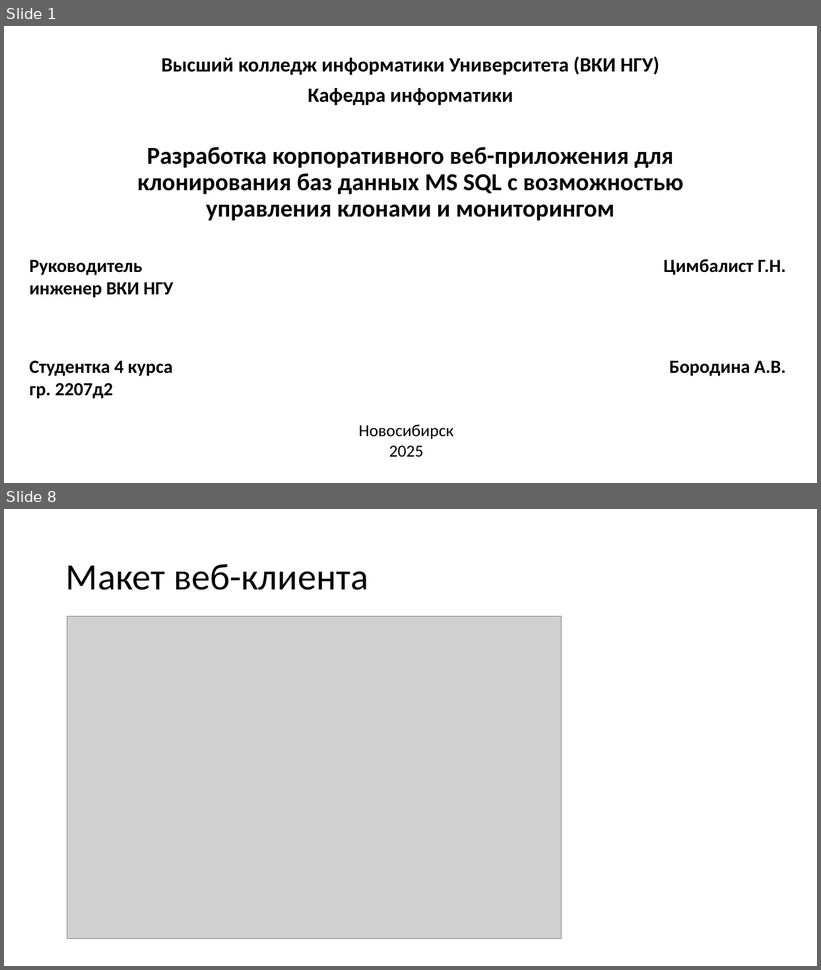
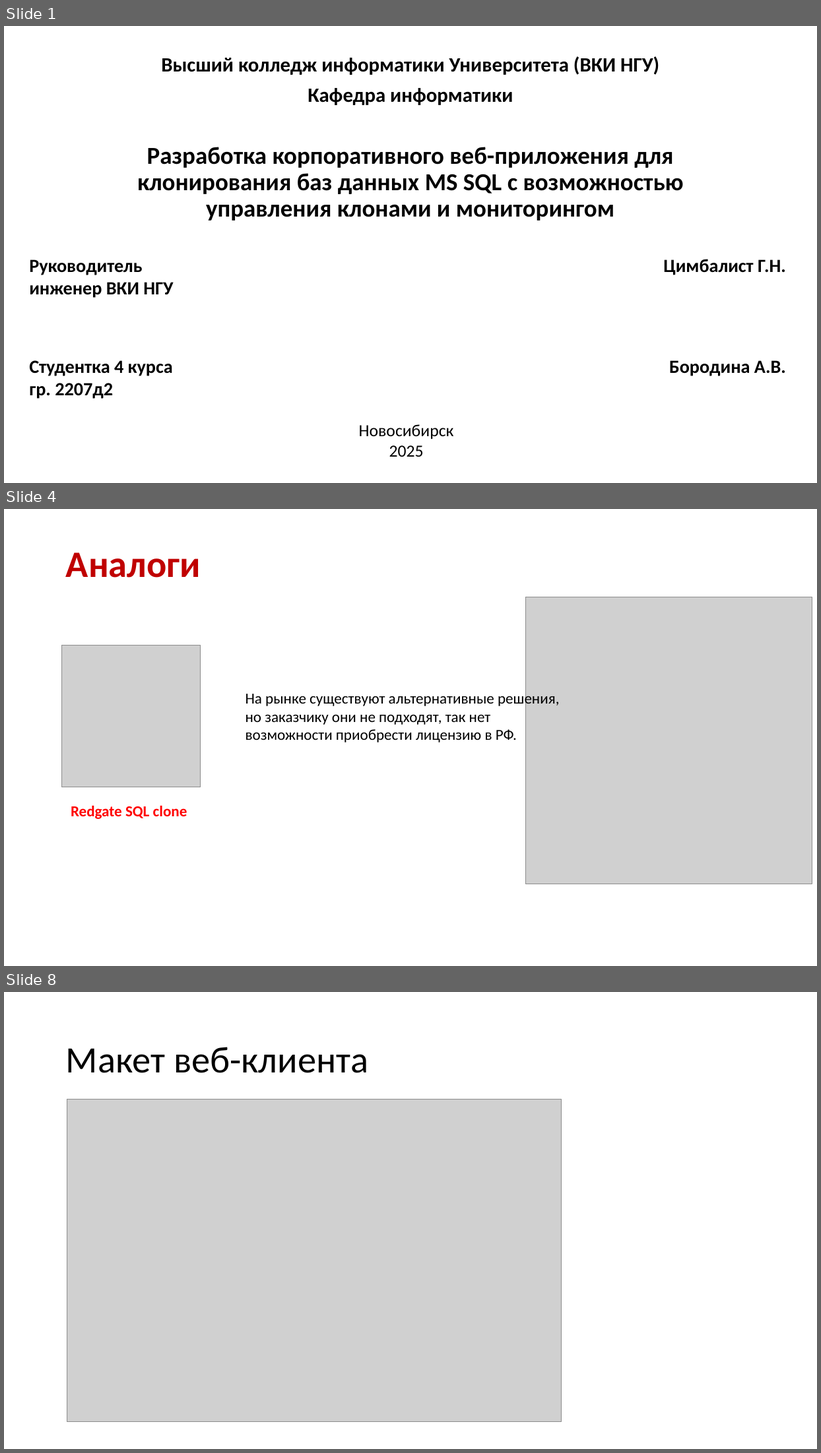
Before and after one commit to Hansola1/VKI, a slide deck: Диплом/Бородина_Анастасия_Владимировна_2207Д2.pptx. Shown one above the other, each under a label of ours: slides 1 and 8 before the commit, slides 1, 4 and 8 after it; the slides between them are not shown. The pictures are 821x970 and 821x1453 pixels, drawn with LibreOffice and Linux fonts; fonts in the diff are those of the drawing; grey boxes stand for pictures. Boxes give left, top, right and bottom in pixels: in the first picture for what was removed or moved away, otherwise in the second. Text is boxed around its words. In the diff, an @@ line names an element or a change of style, - is before the commit and + after.

```diff
--- a/Диплом/Бородина_Анастасия_Владимировна_2207Д2.pptx
+++ b/Диплом/Бородина_Анастасия_Владимировна_2207Д2.pptx
@@ slide 4 added at (4,509,817,966), background #FFFFFF @@
@@ title added at (66,553,201,578), 44 pt, text #C00000, bold @@
+Аналоги
@@ picture added at (525,597,812,884) @@
@@ picture added at (61,645,200,787) @@
@@ text added at (246,691,559,743), 18 pt, text #000000 @@
+На рынке существуют альтернативные решения, но заказчику они не подходят, так нет возможности приобрести лицензию в РФ.
@@ text added at (71,805,187,819), 18 pt, text #FF0000, bold @@
+Redgate SQL clone
```
Also in this commit, not shown: 6 slides changed, 1 slide removed, 1 other file.
